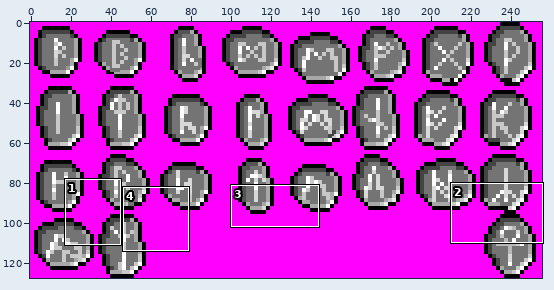
A sprite sheet gets an edit: worlds/haxima-1.002/runestones.png. Above: a wide view before the commit, with the close-up outlined.
Close-up. As it was:
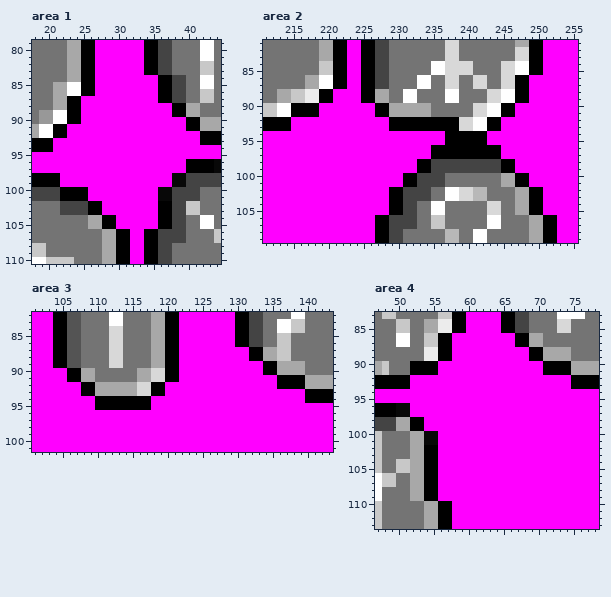
The file is 256x128 pixels. Colours within 5 levels of each other are drawn and written as one. Shown: area 1: x 18..44, y 79..110; area 2: x 211..255, y 81..109; area 3: x 101..143, y 82..101; area 4: x 47..78, y 83..113. The commit also changed other parts of the picture, which this record leaves out.
The same view after the edit:
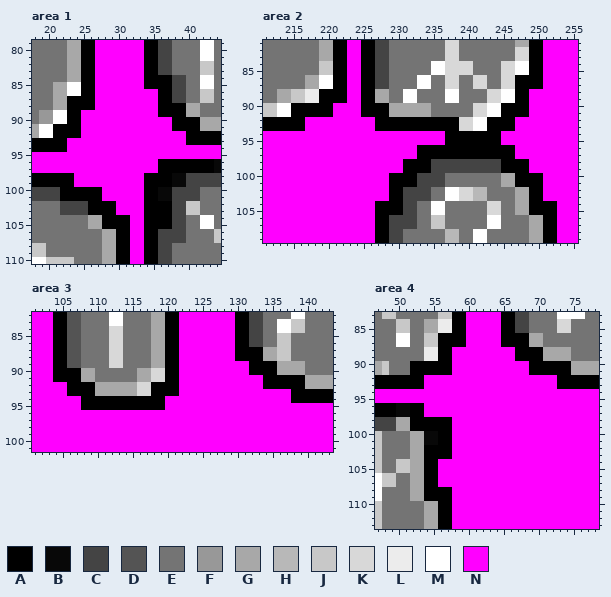
Palette (. is transparent): A #000000  B #080808  C #444444  D #545454  E #747474  F #989898  G #a8a8a8  H #b8b8b8  J #c8c8c8  K #d8d8d8  L #ececec  M #ffffff  N #ff00ff
From old to new:
Changed rows in their new state; - is an unchanged pixel.
Area 1:
first column x 21:
 84 -------------AA------
 85 -------------AA------
 87 ----AA---------------
 88 ----AA---------AA----
 89 ---------------AA----
 90 -----------------AA--
 91 --AA-------------AA--
 92 --AA---------------AA
 93 AA-----------------AA
 94 AA-------------------
 96 ---------------AAAA--
 97 ---------------AAAA--
 98 -AA----------AAAA----
 99 -AA----------AAAA----
100 -----AA------AA------
101 -----AA------AA------
102 -------AA----AA------
103 -------AA----AA------
104 ---------AA--AA------
105 ---------AA--AA------
Area 2:
first column x 215:
 86 ----------------------------------AA--
 87 ----------------------------------AA--
 88 ------AA------------------------------
 89 ------AA------------------------------
 90 ----AA----AA--------------------AA----
 91 ----AA----AA--------------------AA----
 92 AA----------AA----------------AA------
 93 AA----------AA----------------AA------
 94 ----------------------------AA--------
 95 ----------------------------AA--------
 96 ------------------AA----------AA------
 97 ------------------AA----------AA------
 98 ----------------AA--------------AA----
 99 ----------------AA--------------AA----
100 --------------AA------------------AA--
101 --------------AA------------------AA--
104 ------------AA----------------------AA
105 ------------AA----------------------AA
Area 3:
first column x 104:
 87 --------------------------AA--------
 88 --------------------------AA--------
 89 ----------------------------AA------
 90 AA--------------------------AA------
 91 AA----------------------------AA----
 92 --AA------------AA------------AA----
 93 --AA------------AA----------------AA
 94 ----AA--------AA------------------AA
 95 ----AA--------AA--------------------
Area 4:
first column x 52:
 86 ------AA-----AA--------
 87 ------AA-----AA--------
 88 ---------------AA------
 89 ---------------AA------
 90 ----AA-----------AA----
 91 ----AA-----------AA----
 92 AA-------------------AA
 93 AA-------------------AA
 96 AA---------------------
 97 AA---------------------
 98 --AAAA-----------------
 99 --AAAA-----------------
100 ----AA-----------------
101 ----AA-----------------
102 ----AA-----------------
103 ----AA-----------------
first column x 56:
108 AA
109 AA
